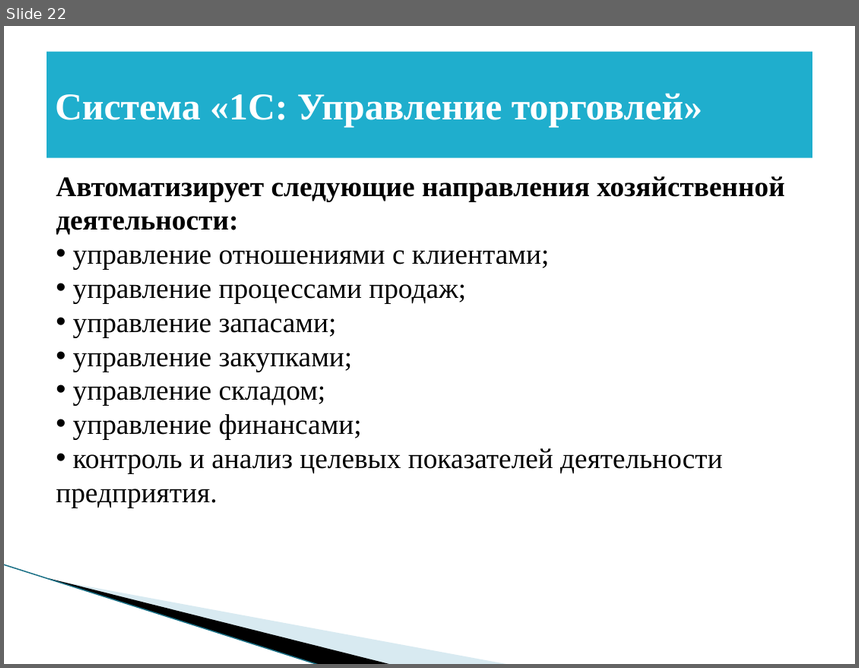
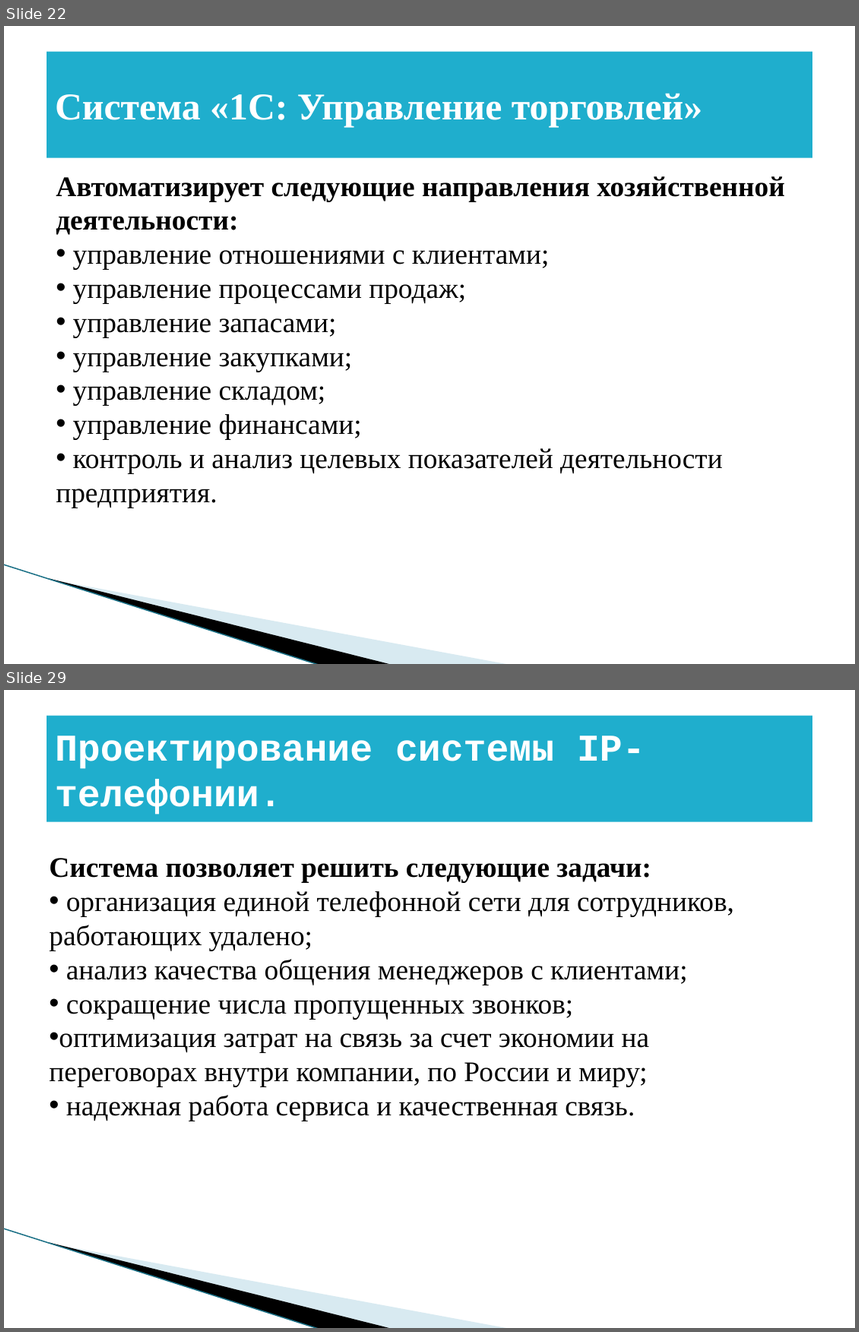
Before and after one commit to BadMax-Kirov/VKR, a slide deck: Выпускная квалификационная работа.pptx. Shown one above the other, each under a label of ours: slide 22 before the commit, slides 22 and 29 after it; the slides between them are not shown. The pictures are 859x668 and 859x1332 pixels, drawn with LibreOffice and Linux fonts; fonts in the diff are those of the drawing; background and template pictures are left out. Boxes give left, top, right and bottom in pixels: in the first picture for what was removed or moved away, otherwise in the second. Text is boxed around its words. In the diff, an @@ line names an element or a change of style, - is before the commit and + after.

```diff
--- a/Выпускная квалификационная работа.pptx
+++ b/Выпускная квалификационная работа.pptx
@@ slide 29 added at [4,690,855,1328], background #FFFFFF; not listed: 3 template elements that a slide beside it also shows @@
@@ title added at [47,716,813,822], fill #1FAECD, 32 pt, text #FFFFFF, bold @@
+Проектирование системы IP-телефонии.
@@ text added at [49,858,734,1121], 24 pt, text #000000 @@
+Система позволяет решить следующие задачи:
+• организация единой телефонной сети для сотрудников, работающих удалено;
+• анализ качества общения менеджеров с клиентами;
+• сокращение числа пропущенных звонков;
+• оптимизация затрат на связь за счет экономии на переговорах внутри компании, по России и миру;
+• надежная работа сервиса и качественная связь.
```
Also in this commit, not shown: 1 slide changed, 11 other slides added, 1 other file.
